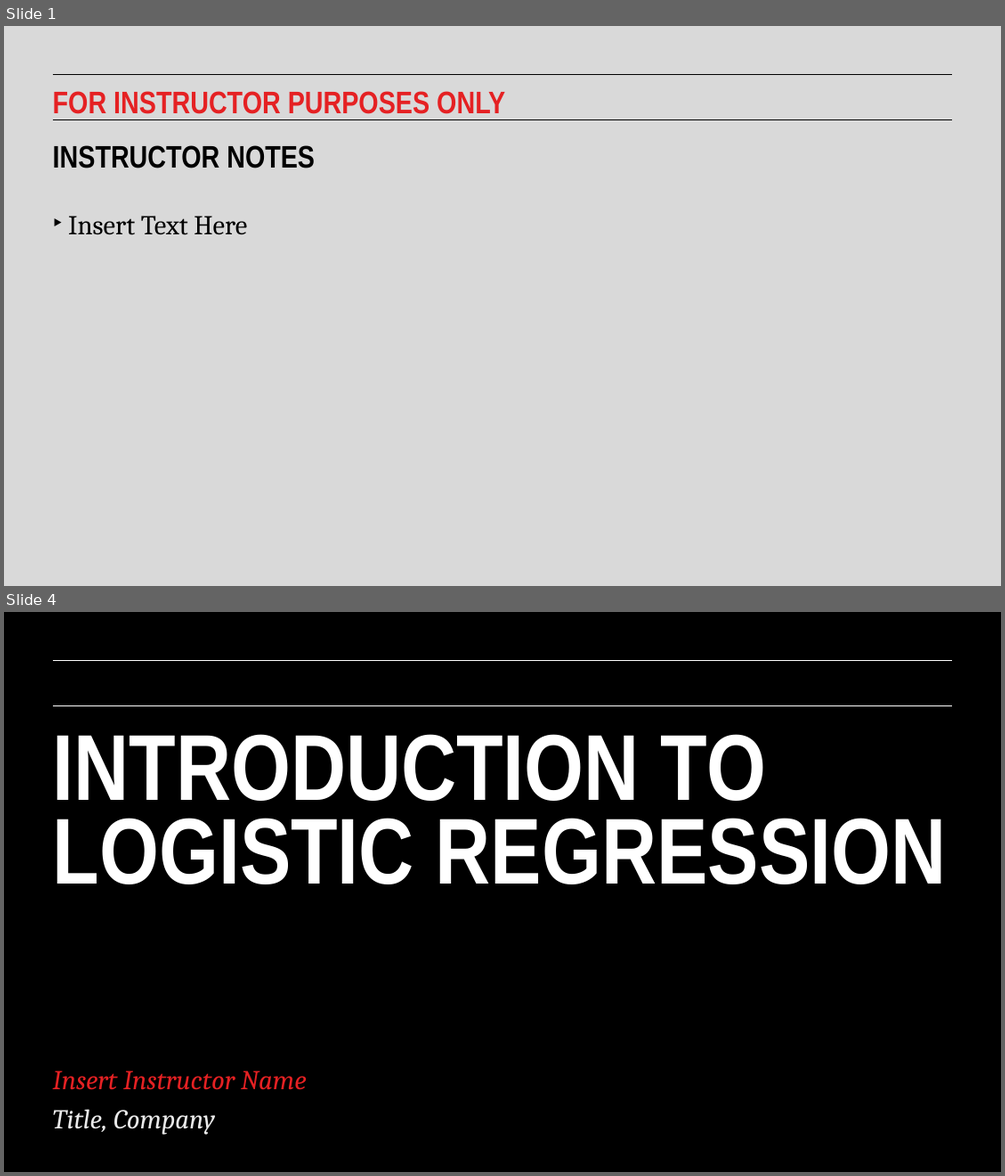
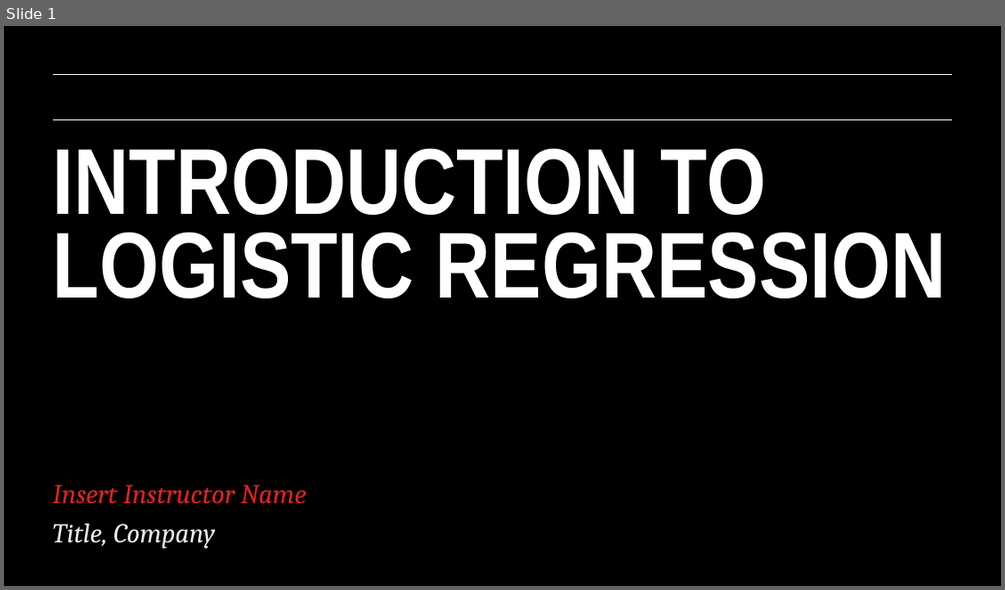
Before and after one commit to matanefron/data-sets, a slide deck: lessons/lesson-9/09-intro-to-logistic-regression.pptx. Shown one above the other, each under a label of ours: slides 1 and 4 before the commit, slide 1 after it; the slides between them are not shown. The pictures are 1005x1176 and 1005x590 pixels, drawn with LibreOffice and Linux fonts; fonts in the diff are those of the drawing; background and template pictures are left out. Boxes give left, top, right and bottom in pixels: in the first picture for what was removed or moved away, otherwise in the second. Text is boxed around its words. In the diff, an @@ line names an element or a change of style, - is before the commit and + after.

```diff
--- a/lessons/lesson-9/09-intro-to-logistic-regression.pptx
+++ b/lessons/lesson-9/09-intro-to-logistic-regression.pptx
@@ slide 1 removed at bbox=[4, 26, 1001, 586], background #D9D9D9; not listed: 2 template elements that a slide beside it also shows @@
@@ text removed at bbox=[53, 91, 505, 114] @@
-FOR INSTRUCTOR PURPOSES ONLY
@@ text removed at bbox=[53, 145, 315, 168] @@
-INSTRUCTOR NOTES
@@ text removed at bbox=[68, 216, 247, 235] @@
-‣ Insert Text Here
@@ what was slide 4 is now slide 1 @@
```
Also in this commit, not shown: 2 other slides removed.
